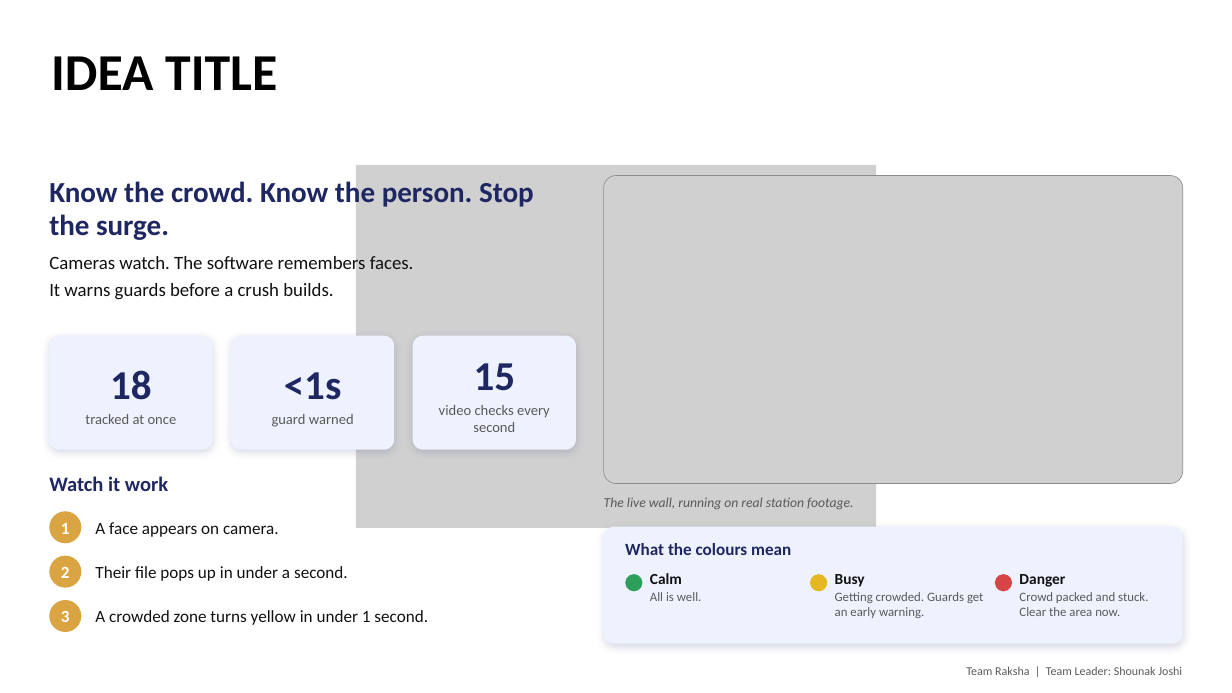
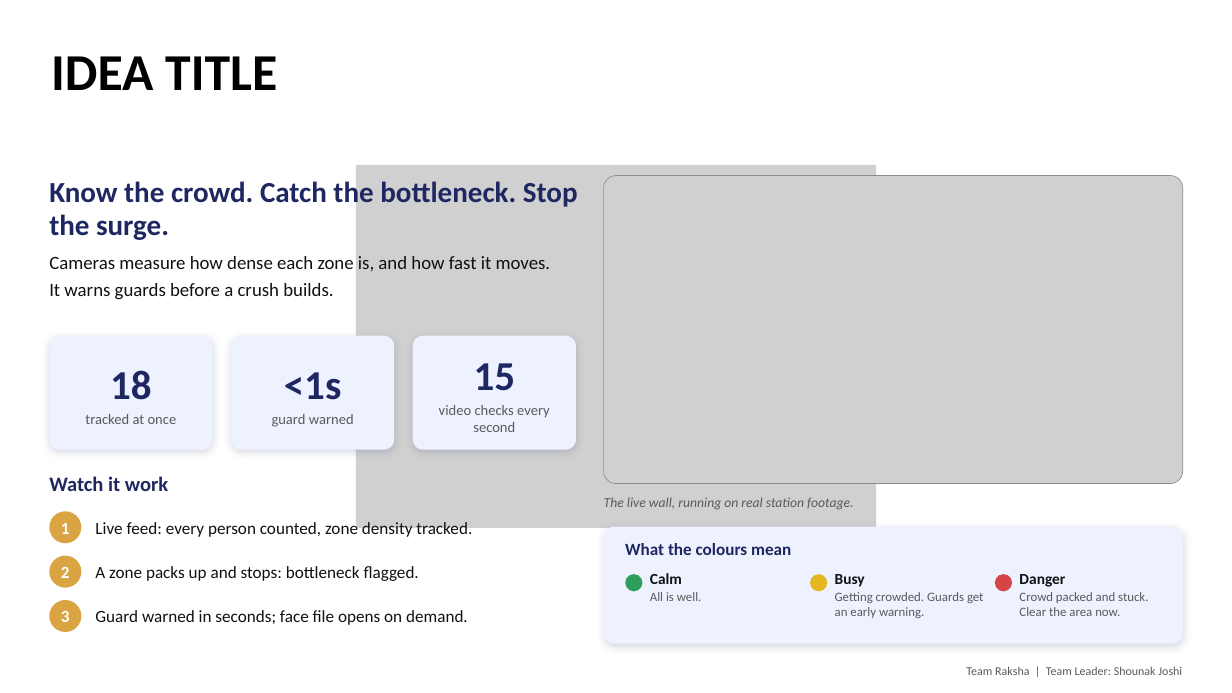
Before and after one commit to shounakjoshi88-a11y/raksha-crowd-safety-hackathon, a slide deck: slide 2 of deck/Raksha_Hackathon2026_Simplified.pptx. Drawn at 1232x693 pixels with LibreOffice and Linux fonts; fonts in the diff are those of the drawing; grey boxes stand for pictures. Boxes give left, top, right and bottom in pixels: in the first picture for what was removed or moved away, otherwise in the second. Text is boxed around its words. In the diff, an @@ line names an element or a change of style, - is before the commit and + after.

Commit message:
fix: judge-hard pass - deck aligned to problem #2 (bottleneck-first copy, no false multi-cam claim) + bottleneck engine, ETA forecast, 1Hz risk timeline

```diff
--- a/deck/Raksha_Hackathon2026_Simplified.pptx
+++ b/deck/Raksha_Hackathon2026_Simplified.pptx
@@ text at [49, 177, 578, 271]: text changed; size 34 to 22 pt; text colour #1E2761 to #111111; bold off @@
-Know the crowd. Know the person. Stop the surge.
-Cameras watch. The software remembers faces.
+Know the crowd. Catch the bottleneck. Stop the surge.
+Cameras measure how dense each zone is, and how fast it moves.
@@ text at [95, 520, 472, 539]: text changed @@
-A face appears on camera.
+Live feed: every person counted, zone density tracked.
@@ text at [95, 566, 419, 581]: text changed @@
-Their file pops up in under a second.
+A zone packs up and stops: bottleneck flagged.
@@ text at [95, 610, 468, 625]: text changed @@
-A crowded zone turns yellow in under 1 second.
+Guard warned in seconds; face file opens on demand.
```
Also in this commit, not shown: 3 other slides changed, 9 other files.
